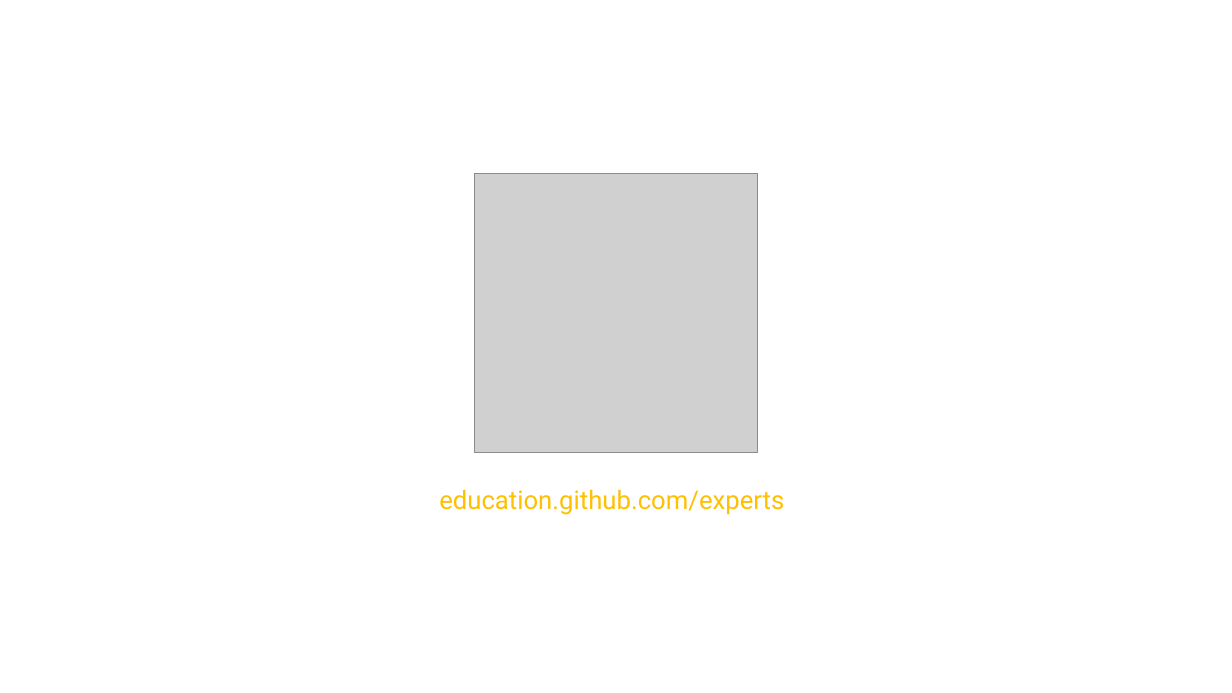
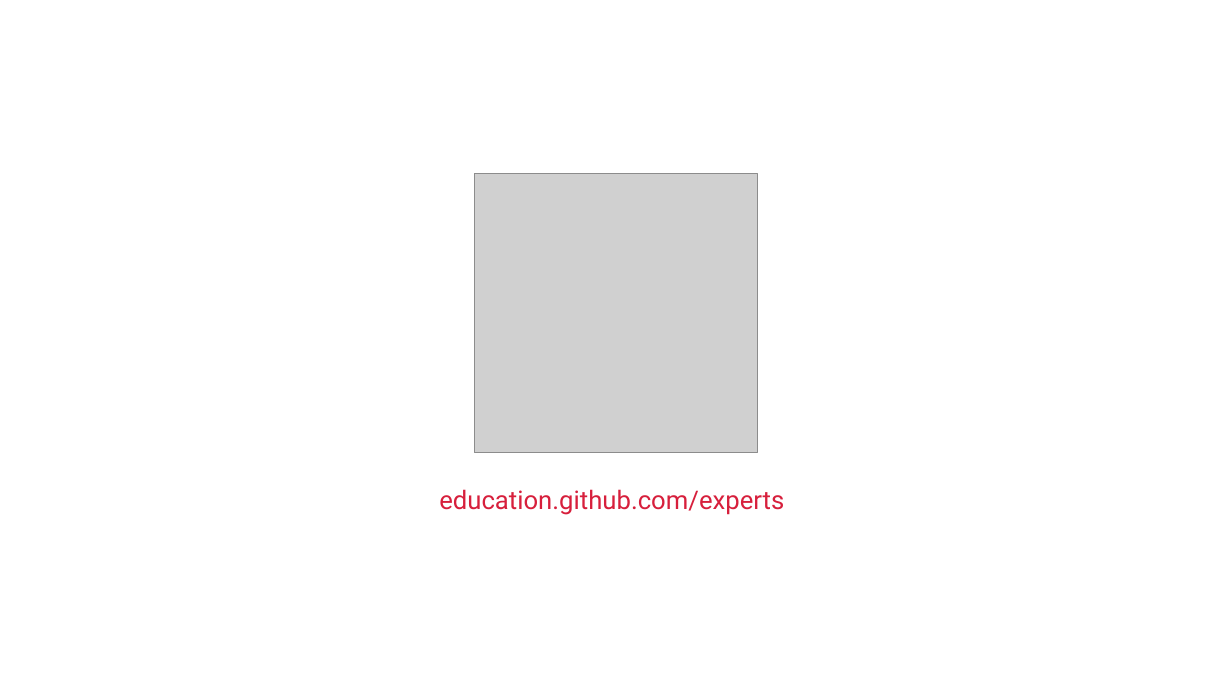
Before and after one commit to cimadev/PlaticasTalleres, a slide deck: slide 44 of 2017/dec_7_Git_GitHub_WorkShop/DGO.pptx (slide 41 before the commit). Drawn at 1232x693 pixels with LibreOffice and Linux fonts; fonts in the diff are those of the drawing; grey boxes stand for pictures. Boxes give left, top, right and bottom in pixels: in the first picture for what was removed or moved away, otherwise in the second. Text is boxed around its words. In the diff, an @@ line names an element or a change of style, - is before the commit and + after.

```diff
--- a/2017/dec_7_Git_GitHub_WorkShop/DGO.pptx
+++ b/2017/dec_7_Git_GitHub_WorkShop/DGO.pptx
@@ text "education.github.com/experts" at [439, 489, 784, 515]: text colour #FFC000 to #D71F3C @@
```
Also in this commit, not shown: 7 other slides changed, 5 slides added, 1 slide removed.
